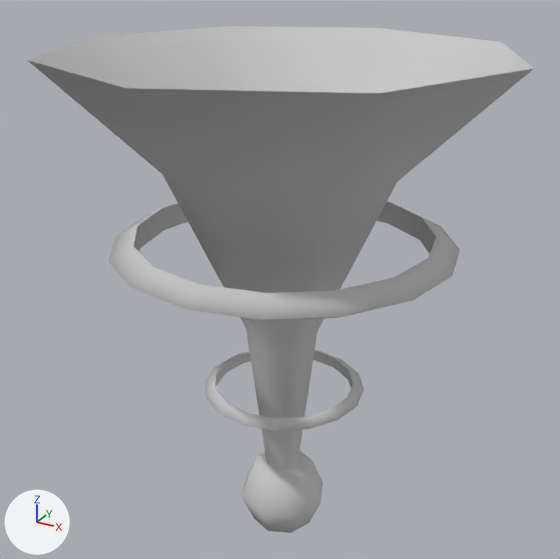
The FBX model Assets/Models/Floater.fbx, before and after one commit.
Before and after are seen from a 50 mm camera at (5.84, -10.74, 6.09) aimed at (-0.18, 0.21, 0.62). Every picture has the same lights, and +X, +Y and +Z are marked at lower left. Where no turn or scale is listed for an object, it has been applied to the vertices.

The scene before the commit, as lines of its bpy script (objects in view):
```python
me_mesh = bpy.data.meshes.new('Mesh')
me_mesh.from_pydata(...)  # 154 vertices, 152 faces; spans x -3.74..3.74, y -3.74..3.74, z -4.54..4.54
me_mesh.materials.append(mat_material__25)  # light grey #cacaca
ob_floater = bpy.data.objects.new('Floater', me_mesh)
ob_floater.location = (0.0, 0.0, 0.0)
```
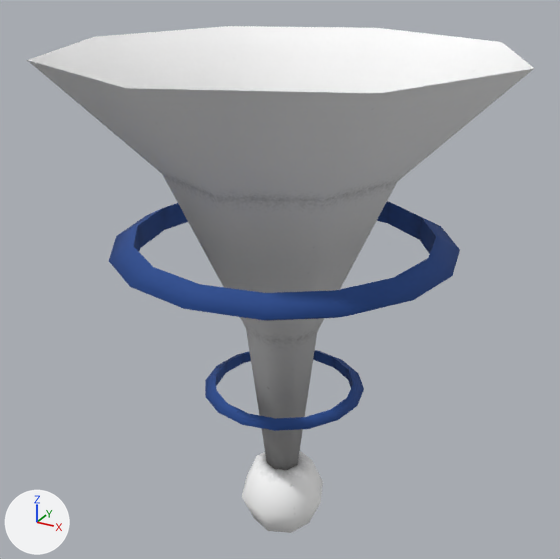
Location of each change, (x1, y1, x2, y2) in pixels of the pictures (560 x 559 px):
'Floater', recoloured (grey to white)
    both: (27, 26, 534, 533)

Diff of the bpy script that builds the scene:
```diff
--- a/Assets/Models/Floater.fbx.py
+++ b/Assets/Models/Floater.fbx.py
@@ img_floater_jpg @@
+img_floater_jpg = load_image('floater.jpg', '../Textures/floater.jpg', 512, 512, 'sRGB')
@@ mat_material__45 @@
+mat_material__45 = principled_material('Material #45')
+mat_material__45.texture = img_floater_jpg
+mat_material__45.roughness = 0.859
@@ me_mesh @@
 me_mesh.from_pydata(...)  # 154 vertices, 152 faces; spans x -3.74..3.74, y -3.74..3.74, z -4.54..4.54
-me_mesh.materials.append(mat_material__25)  # light grey #cacaca
+me_mesh.materials.append(mat_material__45)  # picture img_floater_jpg
```
